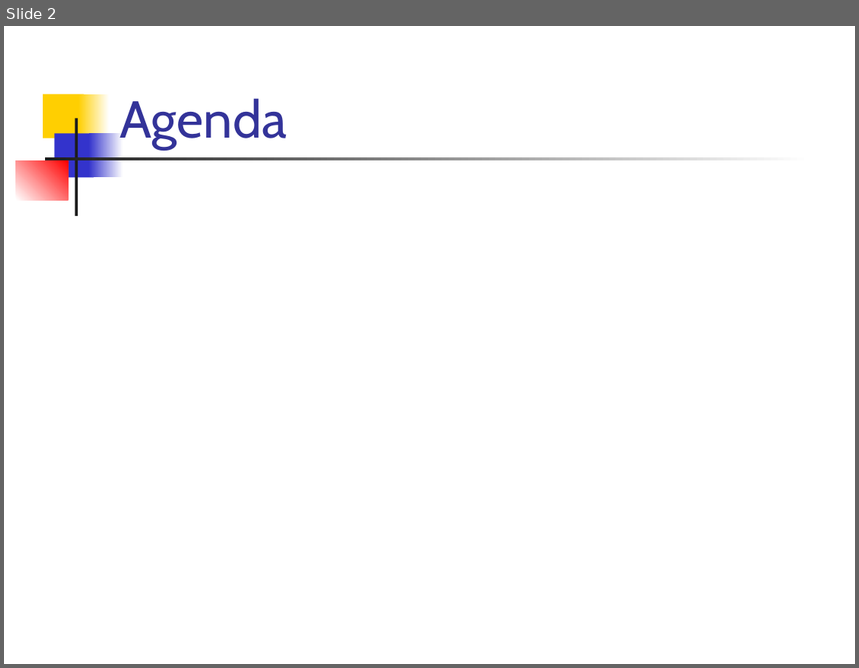
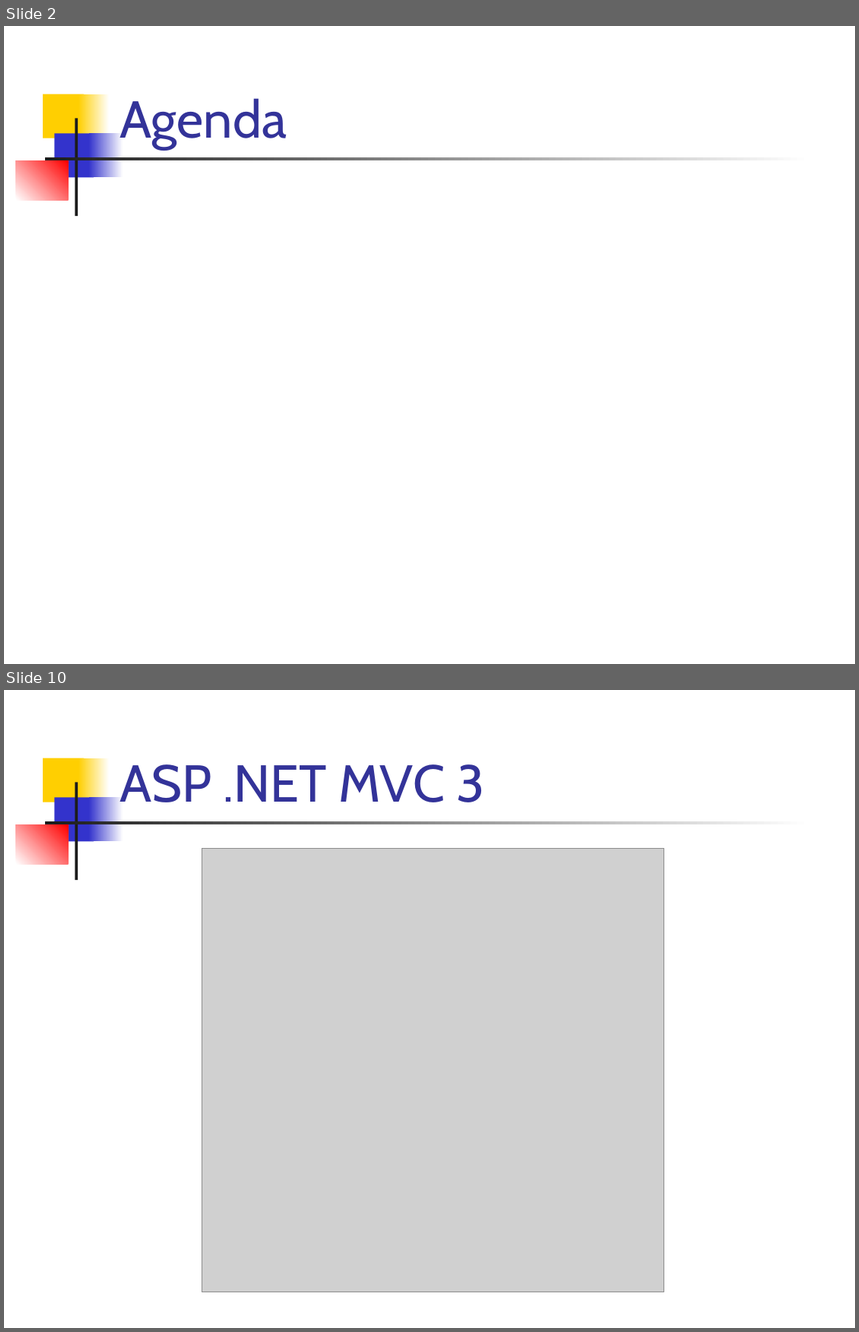
Before and after one commit to dssika/mini-curso-asp-net-mvc3, a slide deck: Slide/Mini Curso.ppt. Shown one above the other, each under a label of ours: slide 2 before the commit, slides 2 and 10 after it; the slides between them are not shown. The pictures are 859x668 and 859x1332 pixels, drawn with LibreOffice and Linux fonts; fonts in the diff are those of the drawing; grey boxes stand for pictures. Boxes give left, top, right and bottom in pixels: in the first picture for what was removed or moved away, otherwise in the second. Text is boxed around its words. In the diff, an @@ line names an element or a change of style, - is before the commit and + after.

```diff
--- a/Slide/Mini Curso.ppt
+++ b/Slide/Mini Curso.ppt
@@ slide 10 added at (4,690,855,1328), background #FFFFFF; not listed: 7 template elements that a slide beside it also shows @@
@@ title added at (120,764,485,802), 44 pt, text #333399 @@
+ASP .NET MVC 3
@@ picture added at (202,848,664,1293) @@
```
Also in this commit, not shown: 2 slides changed, 6 other slides added, 2 other files.
